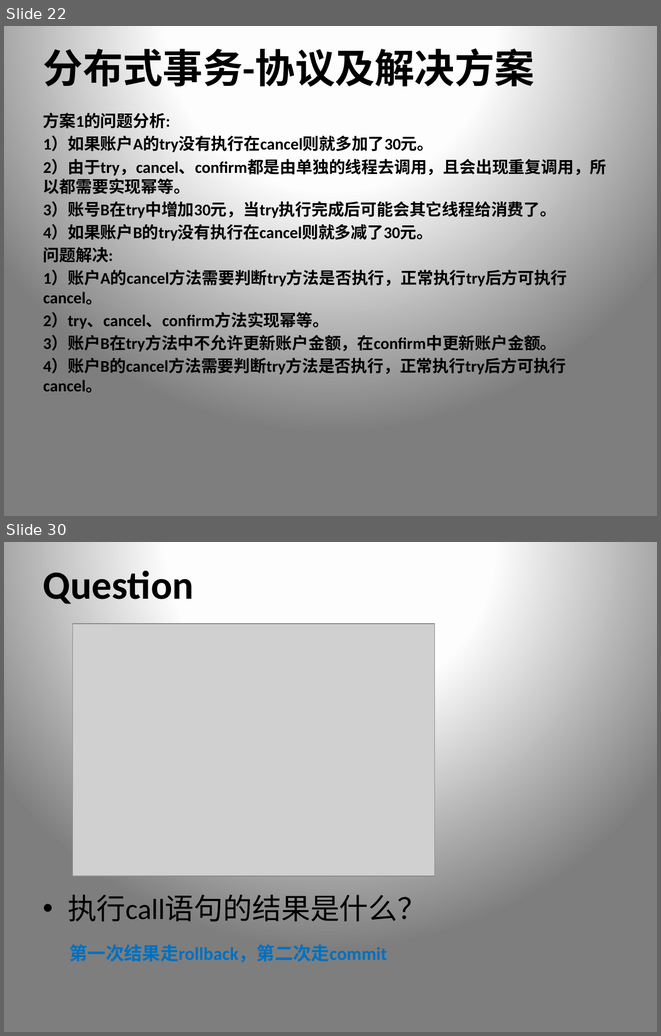
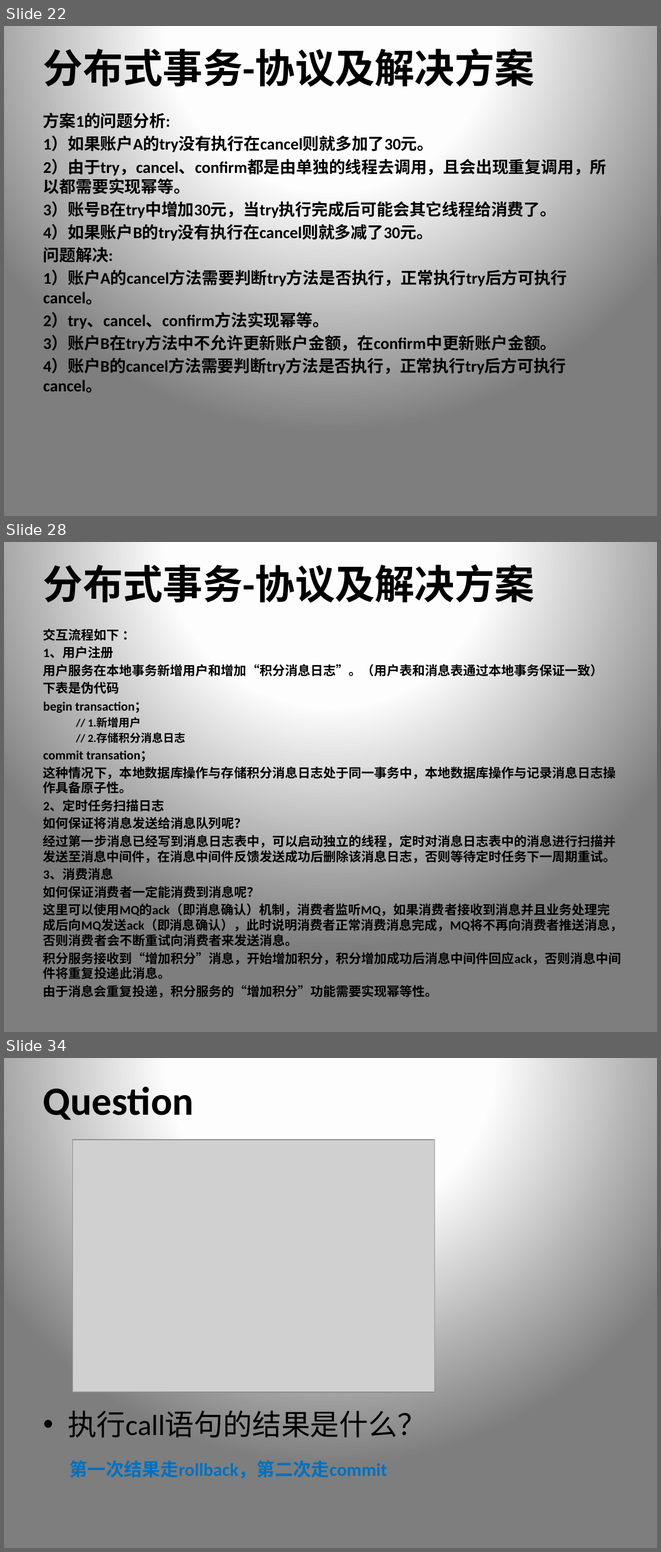
Before and after one commit to xiongpeter/study-notes, a slide deck: 我的.pptx. Shown one above the other, each under a label of ours: slides 22 and 30 before the commit, slides 22, 28 and 34 after it; the slides between them are not shown. The pictures are 661x1036 and 661x1552 pixels, drawn with LibreOffice and Linux fonts; fonts in the diff are those of the drawing; grey boxes stand for pictures. Boxes give left, top, right and bottom in pixels: in the first picture for what was removed or moved away, otherwise in the second. Text is boxed around its words. In the diff, an @@ line names an element or a change of style, - is before the commit and + after.

Commit message:
更新分布式事务ppt

```diff
--- a/我的.pptx
+++ b/我的.pptx
@@ slide 28 added at (4, 542, 657, 1032), background gradient #FFFFFF to #FEFEFE to #7F7F7F @@
@@ title added at (43, 558, 535, 609), 44 pt, text #000000, bold @@
+分布式事务-协议及解决方案
@@ text added at (43, 628, 623, 997), 14 pt, text #000000, bold @@
+交互流程如下 ：
+1、用户注册
+用户服务在本地事务新增用户和增加“积分消息日志”。（用户表和消息表通过本地事务保证一致）
+下表是伪代码
+begin transaction；
+  // 1.新增用户
+  // 2.存储积分消息日志
+commit transation；
+这种情况下，本地数据库操作与存储积分消息日志处于同一事务中，本地数据库操作与记录消息日志操作具备原子性。
+2、定时任务扫描日志
+如何保证将消息发送给消息队列呢？
+经过第一步消息已经写到消息日志表中，可以启动独立的线程，定时对消息日志表中的消息进行扫描并发送至消息中间件，在消息中间件反馈发送成功后删除该消息日志，否则等待定时任务下一周期重试。
+3、消费消息
+如何保证消费者一定能消费到消息呢？
+这里可以使用MQ的ack（即消息确认）机制，消费者监听MQ，如果消费者接收到消息并且业务处理完成后向MQ发送ack（即消息确认），此时说明消费者正常消费消息完成，MQ将不再向消费者推送消息，否则消费者会不断重试向消费者来发送消息。
+积分服务接收到“增加积分”消息，开始增加积分，积分增加成功后消息中间件回应ack，否则消息中间件将重复投递此消息。
+由于消息会重复投递，积分服务的“增加积分”功能需要实现幂等性。
@@ what was slide 30 is now slide 34 @@
```
Also in this commit, not shown: 6 slides changed, 7 other slides added, 4 slides removed.
